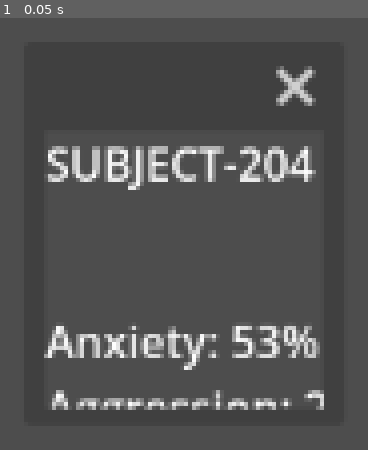
Above: before the commit, frame 1.
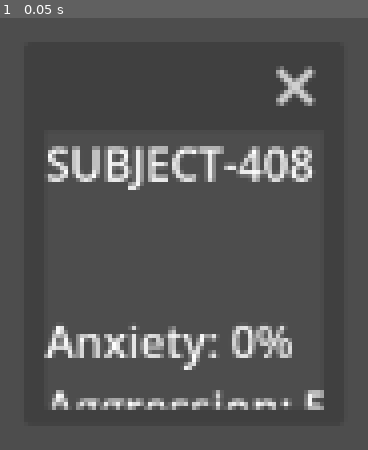
Above: after the commit, the same moment.

Repository: etper/papers-please
Game: Godot game, scene res://main.tscn
The game is run twice, just before and just after one commit, with the same random seed, the same clock (stepped at 60 frames per second) and the same inputs.
Inputs:
- Up to frame 1 (0.05 s): no input

The runs differ from the first frame. In frame 1, 2.0% of the frame differs, in the area x 63-89%, y 29-91%.
Error before the commit: Attempt to call function 'get_node' in base 'null instance' on a null instance. (res://main.gd:52)

Commit message:
windows setup works!

Diff:
--- /dev/null
+++ b/brain_scan_window.gd
@@ -0,0 +1,17 @@
+extends Window
+
+signal approve_pressed
+signal reject_pressed
+
+func _ready():
+
+	$ApproveButton.pressed.connect(_on_approve_pressed)
+	$RejectButton.pressed.connect(_on_reject_pressed)
+
+func _on_approve_pressed():
+
+	approve_pressed.emit()
+
+func _on_reject_pressed():
+
+	reject_pressed.emit()
--- a/brain_scan_window.tscn
+++ b/brain_scan_window.tscn
@@ -1,8 +1,11 @@
 [gd_scene format=3 uid="uid://de70f7ja33lub"]
+
+[ext_resource type="Script" uid="uid://db05hnlf3gpyc" path="res://brain_scan_window.gd" id="1_ikkgd"]
 
 [node name="BrainScanPanel" type="Window" unique_id=1739591962]
 oversampling_override = 1.0
 position = Vector2i(100, 100)
+script = ExtResource("1_ikkgd")
 
 [node name="CitizenIDLabel" type="Label" parent="." unique_id=488262268]
 offset_right = 40.0
--- a/main.gd
+++ b/main.gd
@@ -12,9 +12,15 @@
 var compliance := 100
 
 func _ready():
+
 	randomize()
 
 	$RuleManager.set_day(current_day)
+
+	var brain_window = $UI/BrainScanPanel
+
+	brain_window.approve_pressed.connect(_on_approve_button_pressed)
+	brain_window.reject_pressed.connect(_on_reject_button_pressed)
 
 	current_citizen = generate_random_citizen()
 
@@ -47,7 +53,7 @@
 
 func display_citizen(citizen: Citizen):
 
-	var window = $UI/BrainScanWindow
+	var window = $UI/BrainScanPanel
 
 	window.get_node("CitizenIDLabel").text = citizen.citizen_id
 
@@ -142,12 +148,12 @@
 
 	display_citizen(current_citizen)
 
-	$UI/BrainScanWindow.visible = true
+	$UI/BrainScanPanel.visible = true
 	$UI/InjectButton.visible = false
 
 func show_injection_ui():
 
-	$UI/BrainScanWindow.visible = false
+	$UI/BrainScanPanel.visible = false
 	$UI/InjectButton.visible = true
 
 func _on_inject_button_pressed() -> void:
Not shown, added: brain_scan_window.gd.uid
